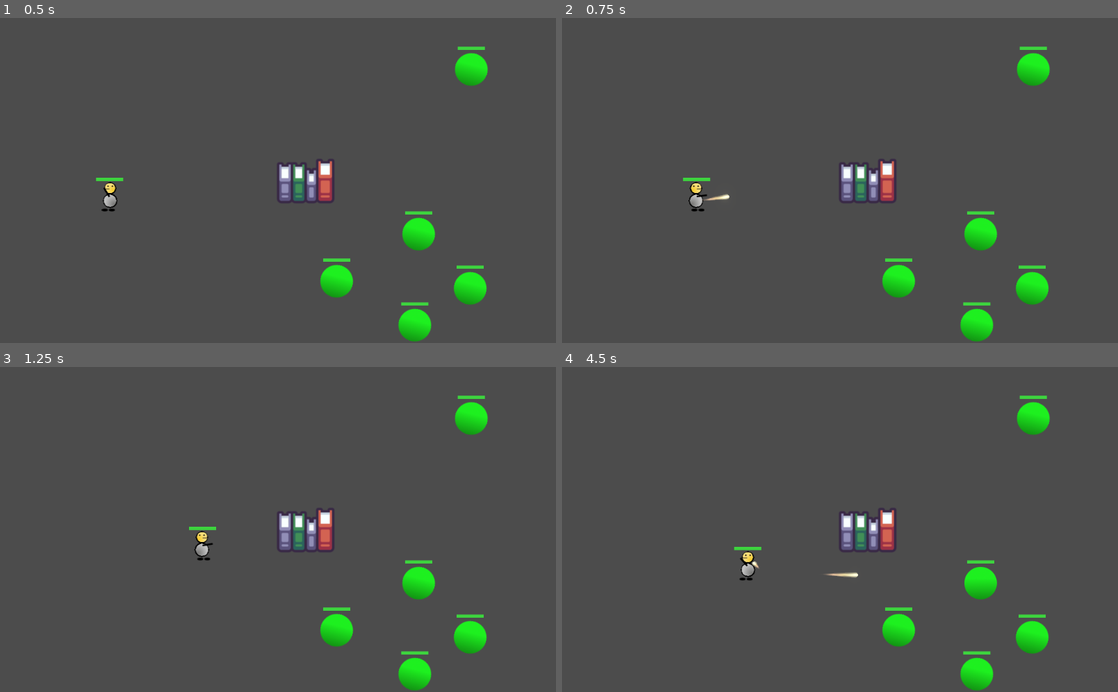
Above: before the commit, frames 1-4 (two rows, left to right).
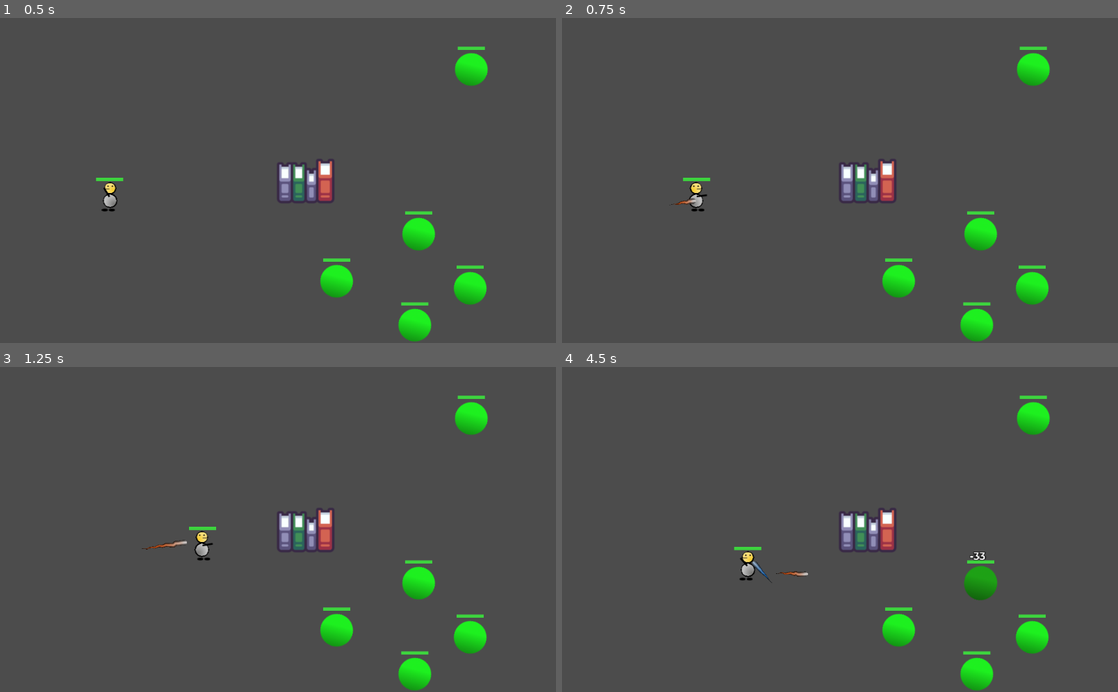
Above: after the commit, the same moments.

Repository: NPGodotEngine/Hack_And_Slash
Game: Godot game, scene res://Levels/TestLevel.tscn
Two runs of this game, one before a commit and one after it. Both use one fixed random seed, a clock stepped at 60 frames per second and the inputs below. The project has no main scene, so this scene is started directly.
Inputs (mouse positions are in pixels of both pictures, inside the frame that each line leads up to):
- Up to frame 1 (0.5 s): no input
- Up to frame 2 (0.75 s): tap Enter at 0.5 s; move the mouse to (962, 164) at 0.52 s; press the mouse at (962, 164) at 0.53 s; hold D (move_right) from 0.53 s (still down)
- Up to frame 3 (1.25 s): keep holding D (move_right)
- Up to frame 4 (4.5 s): move the mouse to (728, 545) at 1.27 s; release D (move_right) at 1.28 s; release the mouse at (728, 545) at 1.28 s; hold S (move_down) 1.28-2.03 s; right-click (728, 545) at 1.35 s; move the mouse to (895, 458) at 2.02 s; press the mouse at (895, 458) at 2.03 s; hold D (move_right) 2.03-2.78 s; move the mouse to (812, 594) at 2.77 s; release the mouse at (812, 594) at 2.78 s; hold W (move_up) 2.78-3.53 s; right-click (812, 594) at 2.85 s; move the mouse to (1006, 578) at 3.52 s; press the mouse at (1006, 578) at 3.53 s; hold A (move_left) from 3.53 s (still down); move the mouse to (673, 480) at 4.27 s; release the mouse at (673, 480) at 4.28 s; right-click (673, 480) at 4.35 s

Frame 1 is identical in both runs. In frame 2, less than 0.1% of the frame differs, in the area x 19-31%, y 54-58%; in frame 3, less than 0.1%; in frame 4, 0.7%, in the area x 34-79%, y 56-72%.

Commit message:
Fix: Trail not follow parent problem

Diff:
--- a/Shared/Trail/FireTrail.tscn
+++ b/Shared/Trail/FireTrail.tscn
@@ -1,29 +1,18 @@
-[gd_scene load_steps=7 format=2]
+[gd_scene load_steps=5 format=2]
 
 [ext_resource path="res://Shared/Trail/Trail.gd" type="Script" id=2]
 [ext_resource path="res://Assets/Trail.png" type="Texture" id=3]
 
-[sub_resource type="CanvasItemMaterial" id=3]
-blend_mode = 1
-
-[sub_resource type="Curve" id=1]
-_data = [ Vector2( 0, 0.118182 ), 0.0, 0.0, 0, 0, Vector2( 1, 1 ), 0.0, 0.0, 0, 0 ]
+[sub_resource type="Curve" id=3]
+_data = [ Vector2( 0, 1 ), 0.0, 0.0, 0, 0, Vector2( 1, 0 ), 0.0, 0.0, 0, 0 ]
 
 [sub_resource type="Gradient" id=2]
-offsets = PoolRealArray( 0, 0.228682, 0.46124, 0.658915, 0.841085, 1 )
-colors = PoolColorArray( 0, 0, 0, 0.682353, 0, 0, 0, 0.754993, 0.776471, 0.568627, 0.403922, 1, 0.737255, 0.611765, 0.32549, 1, 0.803922, 0.807843, 0.611765, 1, 0.915039, 0.892727, 0.671982, 1 )
-
-[sub_resource type="Environment" id=4]
-background_mode = 4
-glow_enabled = true
-glow_levels/1 = true
-glow_levels/2 = true
-glow_levels/4 = true
-glow_blend_mode = 0
+offsets = PoolRealArray( 0, 0.228682, 0.434109, 0.689922, 0.864341, 1 )
+colors = PoolColorArray( 0.917969, 0.889058, 0.874939, 1, 0.910156, 0.663656, 0.540405, 1, 0.902344, 0.444047, 0.218536, 1, 0.902344, 0.326407, 0.0458221, 1, 0, 0, 0, 0.754993, 0, 0, 0, 0.682353 )
 
 [node name="FireTrail" type="Line2D"]
-material = SubResource( 3 )
-width_curve = SubResource( 1 )
+points = PoolVector2Array( 1, -1 )
+width_curve = SubResource( 3 )
 gradient = SubResource( 2 )
 texture = ExtResource( 3 )
 texture_mode = 2
@@ -31,6 +20,3 @@
 begin_cap_mode = 2
 end_cap_mode = 2
 script = ExtResource( 2 )
-
-[node name="WorldEnvironment" type="WorldEnvironment" parent="."]
-environment = SubResource( 4 )
--- /dev/null
+++ b/Shared/Trail/IceTrail.tscn
@@ -0,0 +1,22 @@
+[gd_scene load_steps=5 format=2]
+
+[ext_resource path="res://Assets/Trail.png" type="Texture" id=1]
+[ext_resource path="res://Shared/Trail/Trail.gd" type="Script" id=2]
+
+[sub_resource type="Curve" id=1]
+_data = [ Vector2( 0, 1 ), 0.0, 0.0, 0, 0, Vector2( 1, 0 ), 0.0, 0.0, 0, 0 ]
+
+[sub_resource type="Gradient" id=2]
+offsets = PoolRealArray( 0, 0.232558, 0.434109, 0.689922, 0.864341, 1 )
+colors = PoolColorArray( 0.635742, 0.738388, 0.847656, 1, 0.478973, 0.652726, 0.839844, 1, 0.302704, 0.571167, 0.851563, 1, 0.0463562, 0.441283, 0.847656, 1, 0, 0, 0, 0.754993, 0, 0, 0, 0.682353 )
+
+[node name="IceTrail" type="Line2D"]
+points = PoolVector2Array( 1, -1 )
+width_curve = SubResource( 1 )
+gradient = SubResource( 2 )
+texture = ExtResource( 1 )
+texture_mode = 2
+joint_mode = 2
+begin_cap_mode = 2
+end_cap_mode = 2
+script = ExtResource( 2 )
--- a/Shared/Trail/SmokeTrail.tscn
+++ b/Shared/Trail/SmokeTrail.tscn
@@ -4,11 +4,11 @@
 [ext_resource path="res://Assets/Trail.png" type="Texture" id=3]
 
 [sub_resource type="Curve" id=1]
-_data = [ Vector2( 0, 0.218182 ), 0.0, 0.0, 0, 0, Vector2( 1, 1 ), 0.0, 0.0, 0, 0 ]
+_data = [ Vector2( 0, 1 ), 0.0, 0.0, 0, 0, Vector2( 1, 0.181818 ), 0.0, 0.0, 0, 0 ]
 
 [sub_resource type="Gradient" id=2]
-offsets = PoolRealArray( 0, 0.275194, 0.806202, 1 )
-colors = PoolColorArray( 0, 0, 0, 0, 0, 0, 0, 0.278431, 0, 0, 0, 1, 1, 1, 1, 1 )
+offsets = PoolRealArray( 0, 0.44186, 0.817829, 1 )
+colors = PoolColorArray( 1, 1, 1, 1, 0, 0, 0, 1, 0, 0, 0, 0.278431, 0, 0, 0, 0 )
 
 [node name="SomkeTrail" type="Line2D"]
 points = PoolVector2Array( 3, -4 )
--- a/Shared/Trail/Trail.gd
+++ b/Shared/Trail/Trail.gd
@@ -1,28 +1,58 @@
 class_name Trail
 extends Line2D
 
-export (float) var wildness := 3.0
-export (float) var wild_range := 2.0
-export (int, 5, 600) var max_points = 50
+# Trail direction
+##
+# Default is `Vector2.LEFT`
+export (Vector2) var trail_render_direction = Vector2.LEFT
+
+# How far is it between each points
+export (float) var point_distance = 10.0
+
+export (bool) var is_wildness = true
+
+# Wildness of each points
+export (float) var wildness = 3.0
+
+# Random wild range
+export (float) var wild_range = 0.5
+
+# Max points can this trail has
+export (int, 5, 600) var max_points = 20
+
+# Gravity of each points
 export (Vector2) var gravity := Vector2.ZERO
+
+# How fast can trail update
+##
+# Used for add or remove points
+# Not for update points' position
 export (float) var frame_per_seconds = 30.0
 
 var _ticks := 0.0
 
 func _ready():
 	clear_points()
-	set_as_toplevel(true)
 
 func _process(delta):
 	if _ticks >=  1 / frame_per_seconds:
-		add_point(global_position if not get_parent() else get_parent().global_position)
+		# add a new point
+		var point: Vector2 = Vector2.ZERO
+		if not get_point_count() == 0:
+			point = points[get_point_count() - 1] + trail_render_direction.normalized() * point_distance
+		add_point(point)
+
+		# remove a point if size of points exceed max
 		if points.size() > max_points:
 			remove_point(0)
 			_ticks = 0.0
 
 	_ticks += delta
 
-
+	# update each points' position
 	for p in range(get_point_count()):
-		var rand_vector := Vector2( rand_range(-wild_range, wild_range), rand_range(-wild_range, wild_range) )
-		set_point_position(p, points[p] +(gravity + ( rand_vector * wildness)) * delta)
+		var point_position: Vector2 = trail_render_direction.normalized() * point_distance * p
+		if is_wildness:
+			var rand_vector := Vector2( rand_range(-wild_range, wild_range), rand_range(-wild_range, wild_range) )
+			point_position += (gravity + (rand_vector * wildness))
+		set_point_position(p, point_position)
--- a/Skills/Projectile/CryoBulletSkill/CryoBullet/CryoBullet.gd
+++ b/Skills/Projectile/CryoBulletSkill/CryoBullet/CryoBullet.gd
@@ -12,12 +12,12 @@
 
 ## Override ##
 func _move_projectile(delta:float) -> void:
-    var current_speed: float = get_current_speed()
+	var current_speed: float = get_current_speed()
 
-    # move bullet
-    _velocity = _direction.normalized() * current_speed * delta
-    global_rotation = _direction.angle()
-    global_position += _velocity
+	# move bullet
+	_velocity = _direction.normalized() * current_speed * delta
+	global_rotation = _direction.angle()
+	global_position += _velocity
 ## Override ##
 
 
@@ -25,19 +25,19 @@
 ##
 # The speed is scaled by curve
 func get_current_speed() -> float:
-    # get ratio of bullet's life span
-    var life_span_ratio: float = (_life_span_timer.wait_time - _life_span_timer.time_left) / _life_span_timer.wait_time
+	# get ratio of bullet's life span
+	var life_span_ratio: float = (_life_span_timer.wait_time - _life_span_timer.time_left) / _life_span_timer.wait_time
 
-    # get curve y value base on ratio of bullet's life span
-    var curve_y_interpolation: float = _acceleration_curve.interpolate(life_span_ratio)
+	# get curve y value base on ratio of bullet's life span
+	var curve_y_interpolation: float = _acceleration_curve.interpolate(life_span_ratio)
 
-    # calculate current speed
-    var current_speed: float = (_max_speed - _speed) * curve_y_interpolation
+	# calculate current speed
+	var current_speed: float = (_max_speed - _speed) * curve_y_interpolation
 
-    # make sure speed is range
-    current_speed = clamp(current_speed, _speed, _max_speed)
+	# make sure speed is range
+	current_speed = clamp(current_speed, _speed, _max_speed)
 
-    return current_speed
+	return current_speed
 
 # Configure cryo bullet movement
 ##
@@ -45,5 +45,5 @@
 # `acc_curve` acceleration curve for bullet acceleration
 # `max_speed` max speed of cryo bullet
 func configure_movement(acc_curve:Curve, max_speed:float) -> void:
-    _acceleration_curve = acc_curve
-    _max_speed = max_speed
+	_acceleration_curve = acc_curve
+	_max_speed = max_speed
--- a/Skills/Projectile/CryoBulletSkill/CryoBullet/CryoBullet.tscn
+++ b/Skills/Projectile/CryoBulletSkill/CryoBullet/CryoBullet.tscn
@@ -1,11 +1,24 @@
-[gd_scene load_steps=4 format=2]
+[gd_scene load_steps=5 format=2]
 
 [ext_resource path="res://Assets/Icel_ball.png" type="Texture" id=1]
-[ext_resource path="res://Skills/Projectile/FireBulletSkill/FireBullet/FireBullet.tscn" type="PackedScene" id=2]
+[ext_resource path="res://Shared/Trail/IceTrail.tscn" type="PackedScene" id=2]
 [ext_resource path="res://Skills/Projectile/CryoBulletSkill/CryoBullet/CryoBullet.gd" type="Script" id=3]
 
-[node name="CryoBullet" instance=ExtResource( 2 )]
+[sub_resource type="CircleShape2D" id=1]
+radius = 8.0
+
+[node name="CryoBullet" type="Area2D"]
+collision_layer = 0
+collision_mask = 6
 script = ExtResource( 3 )
 
-[node name="Skin" parent="." index="0"]
+[node name="IceTrail" parent="." instance=ExtResource( 2 )]
+wildness = 1.0
+wild_range = 0.3
+
+[node name="Skin" type="Sprite" parent="."]
+visible = false
 texture = ExtResource( 1 )
+
+[node name="CollisionShape2D" type="CollisionShape2D" parent="."]
+shape = SubResource( 1 )
--- a/Skills/Projectile/CryoBulletSkill/CryoBulletSkill.tscn
+++ b/Skills/Projectile/CryoBulletSkill/CryoBulletSkill.tscn
@@ -17,7 +17,6 @@
 cooldown_duration = 2.0
 damage_multiplier = 1.7
 projectile_scene = ExtResource( 4 )
-projectile_speed = 200.0
 projectile_penetration_chance = 0.12
 projectile_life_span = 2.0
 max_projectile_size = 4
--- a/Skills/Projectile/FireBulletSkill/FireBullet/FireBullet.tscn
+++ b/Skills/Projectile/FireBulletSkill/FireBullet/FireBullet.tscn
@@ -1,8 +1,11 @@
-[gd_scene load_steps=5 format=2]
+[gd_scene load_steps=6 format=2]
 
 [ext_resource path="res://Skills/Projectile/FireBulletSkill/FireBullet/FireBullet.gd" type="Script" id=1]
 [ext_resource path="res://Assets/Fire_ball.png" type="Texture" id=2]
 [ext_resource path="res://Shared/Trail/FireTrail.tscn" type="PackedScene" id=3]
+
+[sub_resource type="CanvasItemMaterial" id=2]
+blend_mode = 1
 
 [sub_resource type="CircleShape2D" id=1]
 radius = 8.0
@@ -12,12 +15,14 @@
 collision_mask = 6
 script = ExtResource( 1 )
 
+[node name="FireTrail" parent="." instance=ExtResource( 3 )]
+point_distance = 5.0
+
 [node name="Skin" type="Sprite" parent="."]
 visible = false
+material = SubResource( 2 )
 texture = ExtResource( 2 )
 
 [node name="CollisionShape2D" type="CollisionShape2D" parent="."]
+visible = false
 shape = SubResource( 1 )
-
-[node name="FireTrail" parent="." instance=ExtResource( 3 )]
-max_points = 6
--- a/Skills/Projectile/FireBulletSkill/FireBulletSkill.tscn
+++ b/Skills/Projectile/FireBulletSkill/FireBulletSkill.tscn
@@ -10,9 +10,8 @@
 cooldown_duration = 0.7
 damage_multiplier = 1.5
 projectile_scene = ExtResource( 2 )
-projectile_speed = 600.0
 projectile_penetration_chance = 0.25
-projectile_life_span = 1.5
+projectile_life_span = 10.0
 max_projectile_size = 3
 _flame_pool_scene = ExtResource( 4 )
 bullet_split = 3
